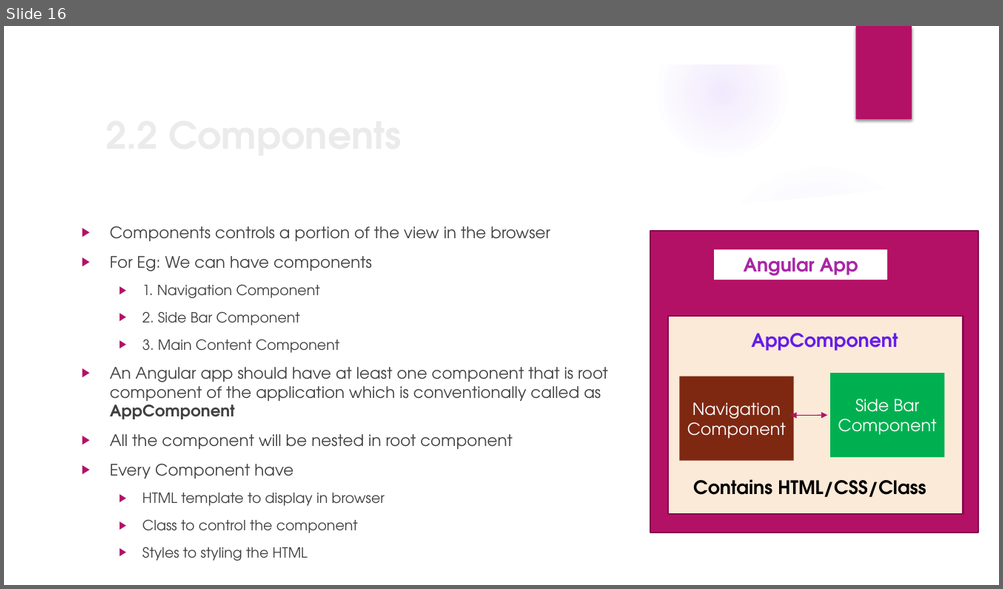
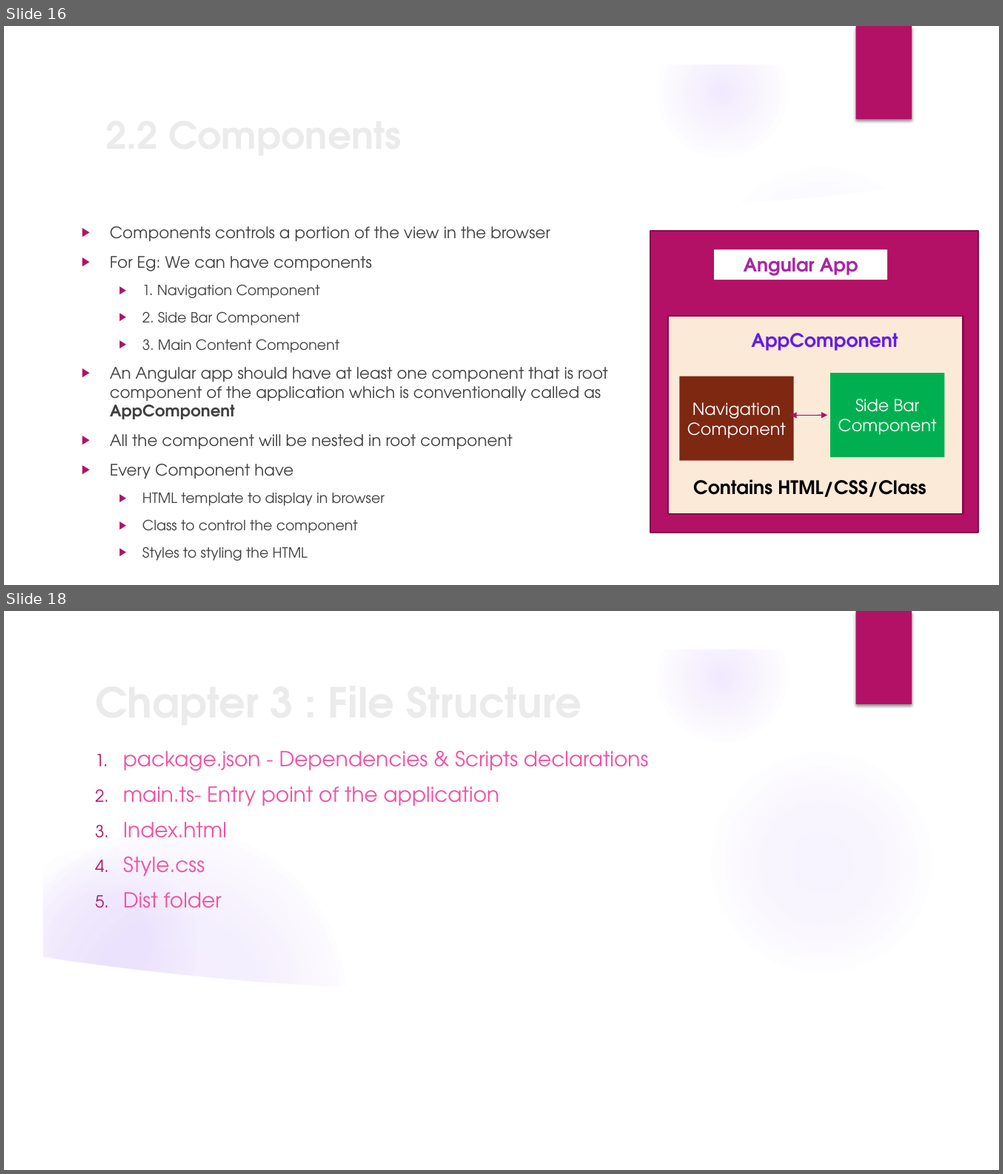
Before and after one commit to monicka2479/AngularSession, a slide deck: Angular Presentation.pptx. Shown one above the other, each under a label of ours: slide 16 before the commit, slides 16 and 18 after it; the slides between them are not shown. The pictures are 1003x589 and 1003x1174 pixels, drawn with LibreOffice and Linux fonts; fonts in the diff are those of the drawing; background and template pictures are left out. Boxes give left, top, right and bottom in pixels: in the first picture for what was removed or moved away, otherwise in the second. Text is boxed around its words. In the diff, an @@ line names an element or a change of style, - is before the commit and + after.

Commit message:
Added File structure

```diff
--- a/Angular Presentation.pptx
+++ b/Angular Presentation.pptx
@@ slide 18 added at (4,611,999,1170), background picture (left out); not listed: 7 template elements that a slide beside it also shows @@
@@ text added at (123,751,649,908), 20 pt, text #EF53A5 @@
+1. package.json - Dependencies & Scripts declarations
+2. main.ts- Entry point of the application
+3. Index.html
+4. Style.css
+5. Dist folder
@@ title added at (95,825,109,838), 40 pt, text #EBEBEB, bold @@
+Chapter 3 : File Structure
@@ freeform shape added at (696,931,967,1012), fill #FFFFFF at 20% opacity @@
@@ freeform shape added at (41,957,962,1148), fill #FFFFFF @@
```
Also in this commit, not shown: 6 other slides added.
